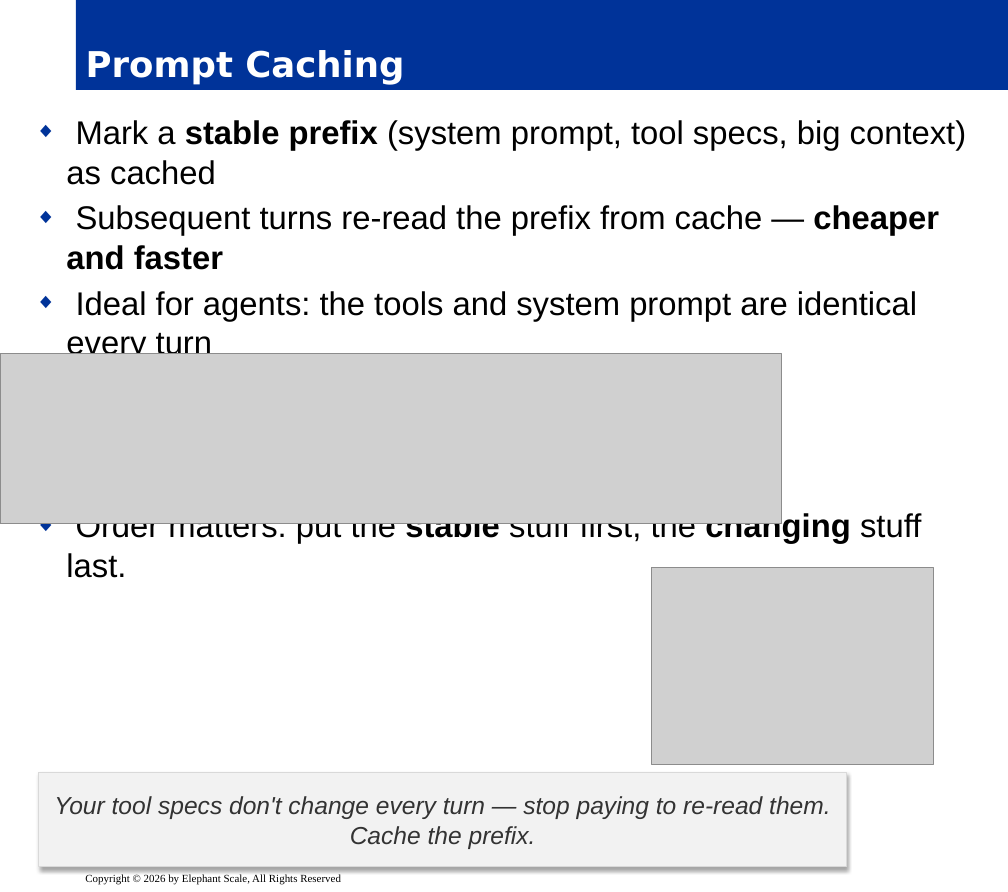
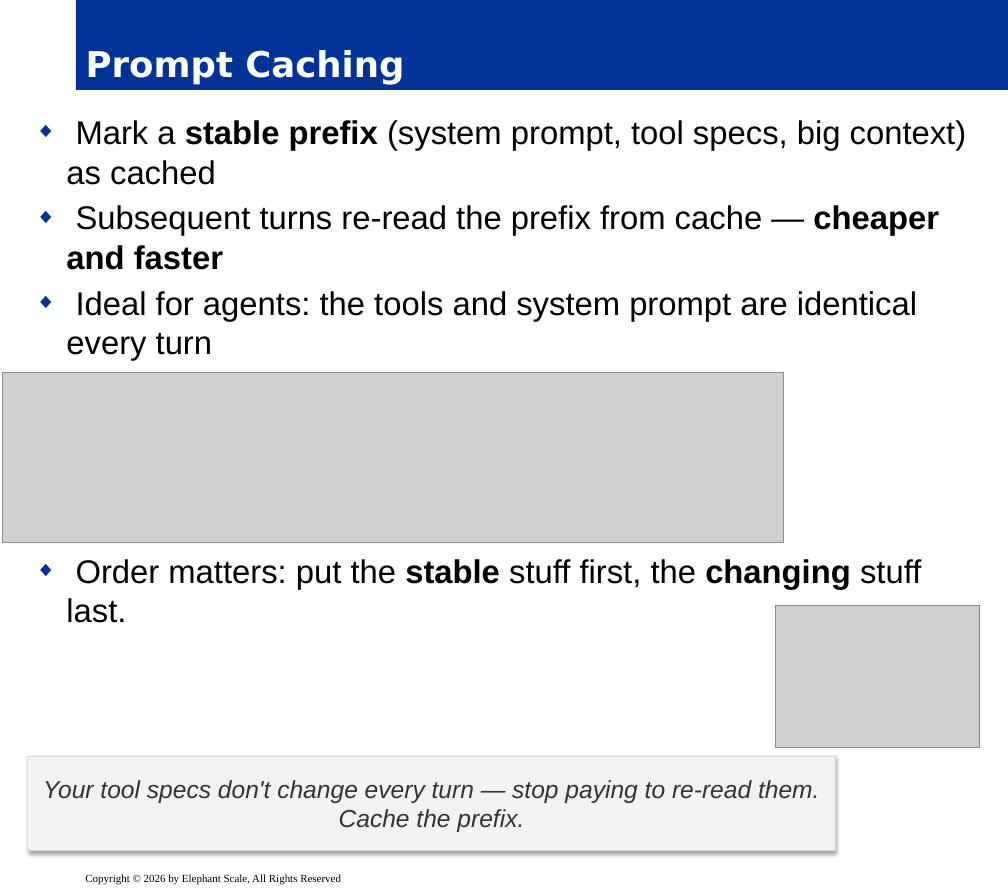
Before and after one commit to elephantscale/Building-Agentic-AI, a slide deck: slide 12 of slides/release/11-claude-agents.pptx. Drawn at 1008x892 pixels with LibreOffice and Linux fonts; fonts in the diff are those of the drawing; grey boxes stand for pictures; background and template pictures are left out. Boxes give left, top, right and bottom in pixels: in the first picture for what was removed or moved away, otherwise in the second. Text is boxed around its words. In the diff, an @@ line names an element or a change of style, - is before the commit and + after.

```diff
--- a/slides/release/11-claude-agents.pptx
+++ b/slides/release/11-claude-agents.pptx
@@ text "Mark a stable prefix (system ..." rewrapped from box(66, 120, 967, 578) to box(66, 120, 967, 623) @@
@@ picture: place and size @@
-picture at box(0, 354, 781, 525)
+picture at box(3, 373, 784, 544)
@@ picture: place and size @@
-picture at box(651, 567, 932, 765)
+picture at box(776, 606, 979, 748)
@@ rectangle "Your tool specs don't change ...": place and size @@
-rectangle "Your tool specs don't change ..." at box(39, 773, 847, 867)
+rectangle "Your tool specs don't change ..." at box(28, 756, 835, 851)
```
Also in this commit, not shown: 12 other slides changed.
